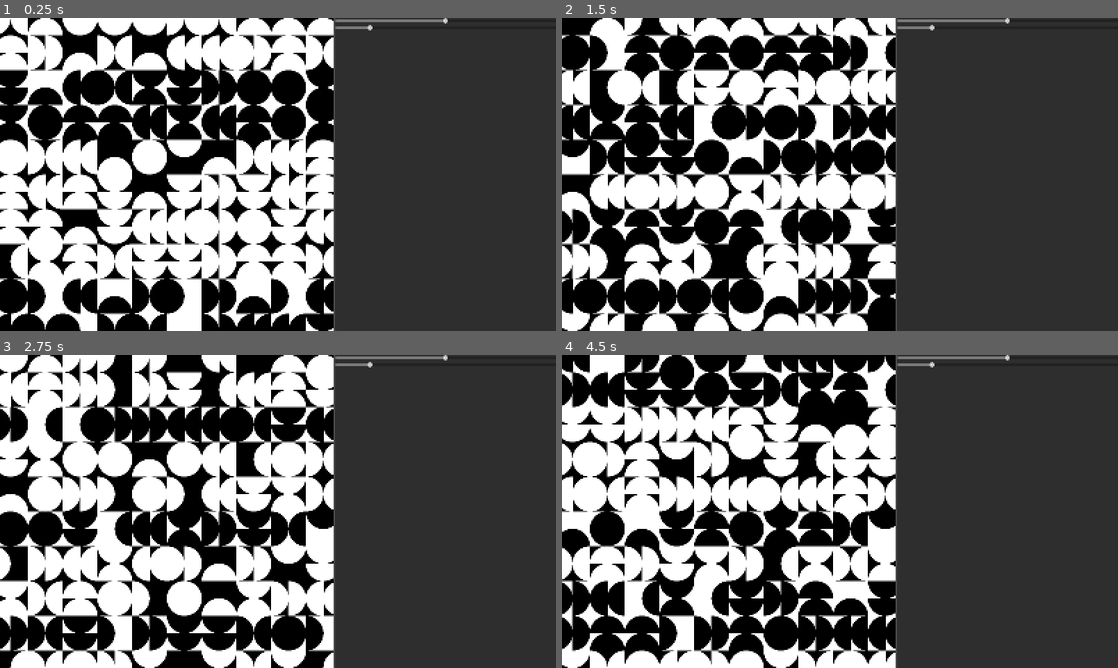
Above: before the commit, frames 1-4 (two rows, left to right).
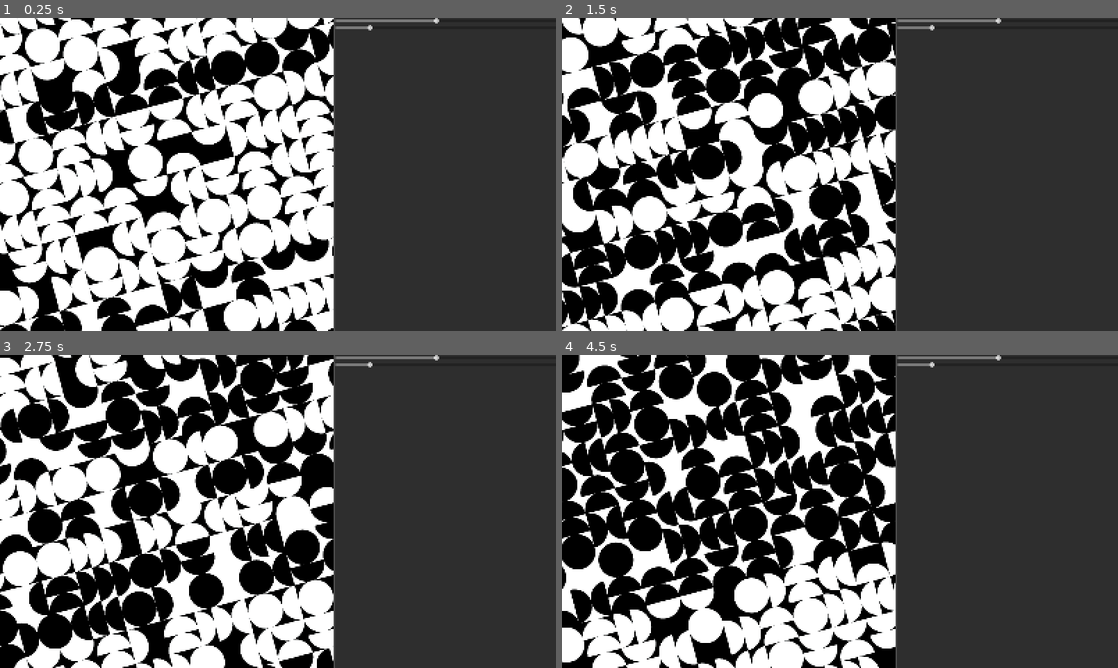
Above: after the commit, the same moments.

Repository: rio-raimundo/Sykora-painting-recreation
Game: Godot game, scene res://scenes/main-scene.tscn
Same seed, same stepped clock (60 frames per second), same inputs: the game is played once before the commit and once after it.
Inputs (mouse positions are in pixels of both pictures, inside the frame that each line leads up to):
- Up to frame 1 (0.25 s): no input
- Up to frame 2 (1.5 s): tap Enter at 0.5 s; move the mouse to (728, 174) at 0.52 s; tap P at 0.6 s; click (728, 174) at 0.67 s; tap C at 0.8, 1.35 s; tap Space at 1.25 s; move the mouse to (573, 52) at 1.27 s; click (573, 52) at 1.42 s
- Up to frame 3 (2.75 s): tap R at 1.55, 2.1 s; tap Enter at 2 s; move the mouse to (44, 389) at 2.02 s; click (44, 389) at 2.17 s; tap P at 2.3 s
- Up to frame 4 (4.5 s): tap Space at 2.75, 4.25 s; move the mouse to (639, 389) at 2.77 s; tap P at 2.85 s; click (639, 389) at 2.92 s; tap C at 3.05, 3.6 s; tap Enter at 3.5 s; move the mouse to (678, 389) at 3.52 s; click (678, 389) at 3.67 s; tap R at 3.8, 4.35 s; move the mouse to (712, 389) at 4.27 s; click (712, 389) at 4.42 s

The runs differ from the first frame. In frame 1, 30% of the frame differs, in the area x 0-81%, y 0-100%; in frame 2, 33%; in frame 3, 32%; in frame 4, 35%.

Commit message:
*Okay, finally got everything working the way I want with the adjustable sizes!

Diff:
--- a/scenes/main-scene.tscn
+++ b/scenes/main-scene.tscn
@@ -52,6 +52,7 @@
 layout_mode = 2
 min_value = -180.0
 max_value = 180.0
+value = -15.0
 
 [node name="CellSizeSlider" type="HSlider" parent="MainLayout/UIHolder/VBoxContainer"]
 layout_mode = 2
--- a/scripts/grid.gd
+++ b/scripts/grid.gd
@@ -29,6 +29,7 @@
 
 var n_cells: Vector2i			# Number of cells to draw on screen. Determined dynamically by cell and viewport size
 var max_n_cells: Vector2i		# The maximum number of cells stored in the pool
+var all_row_cols: Array			# Vector with length (max_n_cells) storing the colors of each row in the painting
 var grid_dim: Vector2			# Dimensions of the visible cell grid
 var grid_origin: Vector2		# Top left corner of the visible cell grid. Calculated so grid centre is at (0,0)
 
@@ -83,13 +84,16 @@
 
 	# Redraw the visible grid but don't update the shapes?
 	_update_visible_grid()
-	_update_grid_squares(true, true, false)  # update only squares which have NOT had shapes initialised
+	_update_grid_squares(true, false)  # update only squares which have NOT had shapes initialised
 
 func _initialise_grid_pool():
 	# Figure out what the maximum number of squares that we might need is and save them in the pool
 	# We want to calculate number of cells as (rows, cols), so first we swap viewport coords (which are x,y)
 	var viewport_rc = Vector2(viewport_size[1], viewport_size[0])
 	max_n_cells = _make_even_ceil(sqrt(2) * viewport_rc / min_cell_size)
+
+	# Now that we have max_n_cells we can initialise the row colors too
+	_update_row_colors(false)  # set draw to false because we dont have patterns yet
 
 	# With min cell size of 10, this is 128r * 136c  = 17000. Try it and see? Might have to adjust minimum cell size
 	# Initialise the cell pool
@@ -149,7 +153,6 @@
 
 # Function to update the grid squares, with a lot of options. Currently a bit multipurpose and awkward
 func _update_grid_squares(
-	gen_color: bool = false,
 	gen_initial_patterns: bool = false,
 	re_initialise: bool = true,
 ):
@@ -159,16 +162,21 @@
 			if !re_initialise and g.pattern_initialised: continue
 			g.pattern_initialised = true  # initialise upon first call to this function
 
+			# Make sure all cells have the right color (in case n_cells increases)
+			g.is_white = all_row_cols[vis_grid_starting_idxs[0] + row]
+
 			# Handle initial pattern generation
 			if gen_initial_patterns:
 				g.initial_pattern_idx = h.weighted_random(pattern_map.initial_probabilities)
 				g.orientation = (int(randf()*4) * 90)
 				g.set_pattern(g.initial_pattern_idx)
 
-		# Colors are determiend per row
-		if gen_color:
-			var is_white = randf() < P_IS_WHITE
-			for col in range(max_n_cells[1]): grid_pool[vis_grid_starting_idxs[0]+row][col].is_white = is_white
+func _update_row_colors(draw: bool = true):
+	all_row_cols.resize(max_n_cells[0]); all_row_cols.fill(0)
+	for row in range(max_n_cells[0]):
+		all_row_cols[row] = randf() < P_IS_WHITE
+	if draw: _update_grid_squares(false)
+
 
 func _toggle_shape_visibility(shapes_visible: bool):
 	for row in vis_grid_starting_idxs[0]:
@@ -209,15 +217,15 @@
 	if (event is InputEventKey) and (event.keycode in LEGAL_KEYS):
 		# If P, reset the circle generation WITH NEW PATTERN IDXs
 		if event.keycode == KEY_P and event.is_pressed() and not event.is_echo():
-			_update_grid_squares(false, true)
+			_update_grid_squares(true)
 
 		# If C, reset just the background colors
 		if event.keycode == KEY_C and event.is_pressed() and not event.is_echo():
-			_update_grid_squares(true)
+			_update_row_colors()
 
 		# If R, reset everything
 		if event.keycode == KEY_R and event.is_pressed() and not event.is_echo():
-			_update_grid_squares(true, true)
+			_update_grid_squares(true)
 
 		# If H, toggle hide/show circles
 		if event.keycode == KEY_H and event.is_pressed() and not event.is_echo():
--- a/scripts/main_layout.gd
+++ b/scripts/main_layout.gd
@@ -10,7 +10,11 @@
 
 # We will add the connecting logic in the next step.
 func _ready():
-	_on_cell_size_slider_value_changed(cell_size_slider.value)  # pass initial value
+	# Pass initial values
+	_on_cell_size_slider_value_changed(cell_size_slider.value)
+	_on_rotation_slider_value_changed(rotation_slider.value)
+
+	# Update minimum cell size, once
 	grid_handler.min_cell_size = cell_size_slider.min_value
 
 
